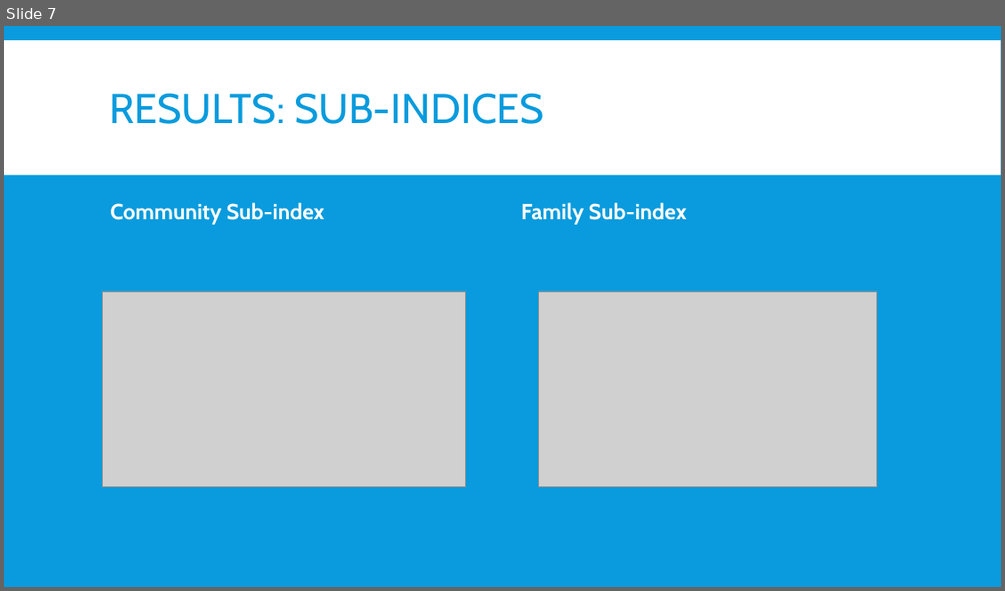
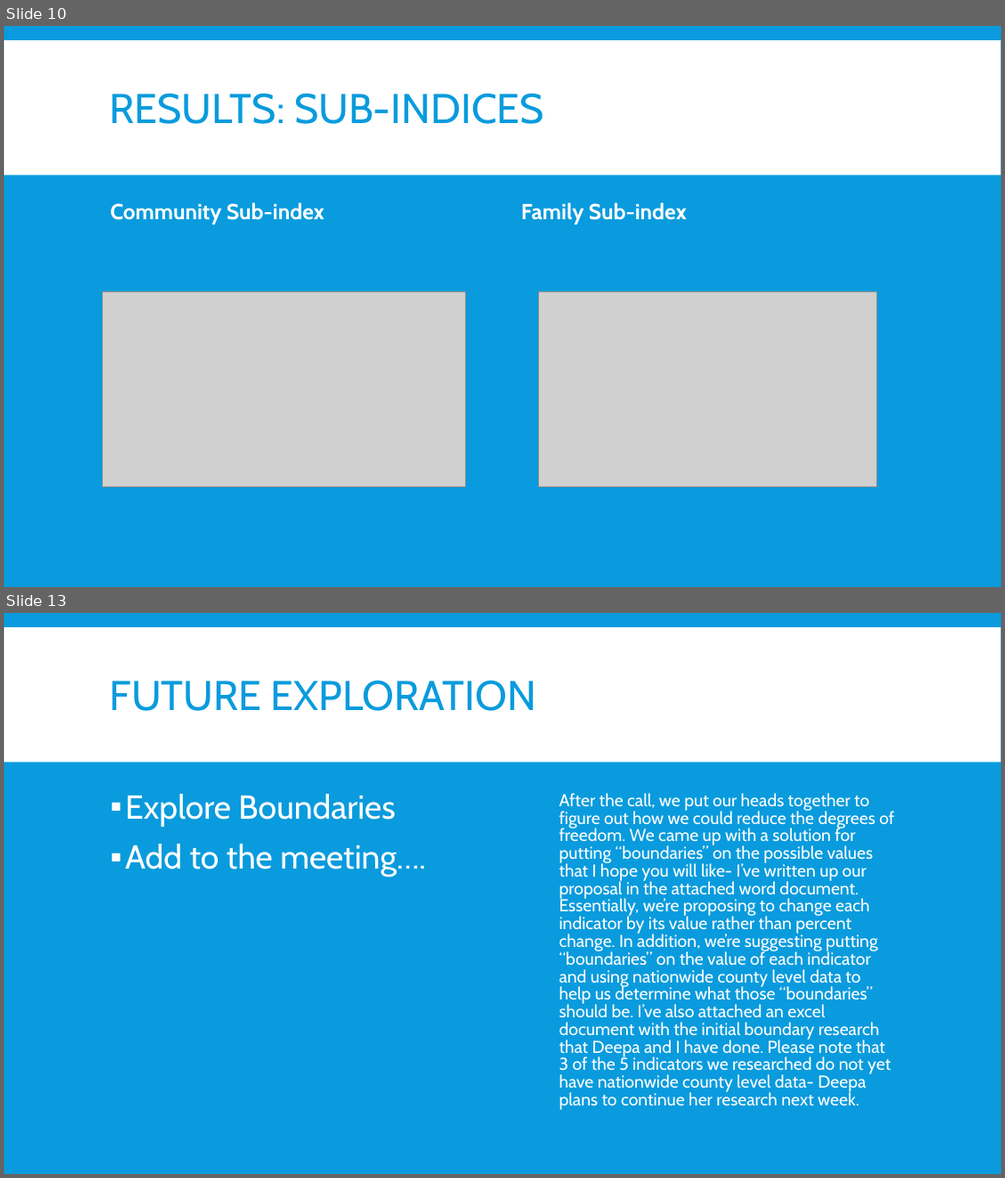
Before and after one commit to mlane3/unitedway, a slide deck: United Way.pptx. Shown one above the other, each under a label of ours: slide 7 before the commit, slides 10 and 13 after it; the slides between them are not shown. The pictures are 1005x591 and 1005x1178 pixels, drawn with LibreOffice and Linux fonts; fonts in the diff are those of the drawing; grey boxes stand for pictures. Boxes give left, top, right and bottom in pixels: in the first picture for what was removed or moved away, otherwise in the second. Text is boxed around its words. In the diff, an @@ line names an element or a change of style, - is before the commit and + after.

Commit message:
update
update

```diff
--- a/United Way.pptx
+++ b/United Way.pptx
@@ slide 13 added at [4,613,1001,1174], background #099BDD; not listed: 1 template element that a slide beside it also shows @@
@@ title added at [110,680,536,711], 40 pt, text #099BDD @@
+FUTURE EXPLORATION
@@ text added at [125,794,426,876], 32 pt, text #FFFFFF @@
+▪ Explore Boundaries
+▪ Add to the meeting….
@@ text added at [559,793,894,1110], 16.6 pt, text #FFFFFF @@
+After the call, we put our heads together to figure out how we could reduce the degrees of freedom. We came up with a solution for putting “boundaries” on the possible values that I hope you will like- I’ve written up our proposal in the attached word document. Essentially, we’re proposing to change each indicator by its value rather than percent change. In addition, we’re suggesting putting “boundaries” on the value of each indicator and using nationwide county level data to help us determine what those “boundaries” should be. I’ve also attached an excel document with the initial boundary research that Deepa and I have done. Please note that 3 of the 5 indicators we researched do not yet have nationwide county level data- Deepa plans to continue her research next week.
@@ what was slide 7 is now slide 10 @@
```
Also in this commit, not shown: 1 slide changed, 5 other slides added.
